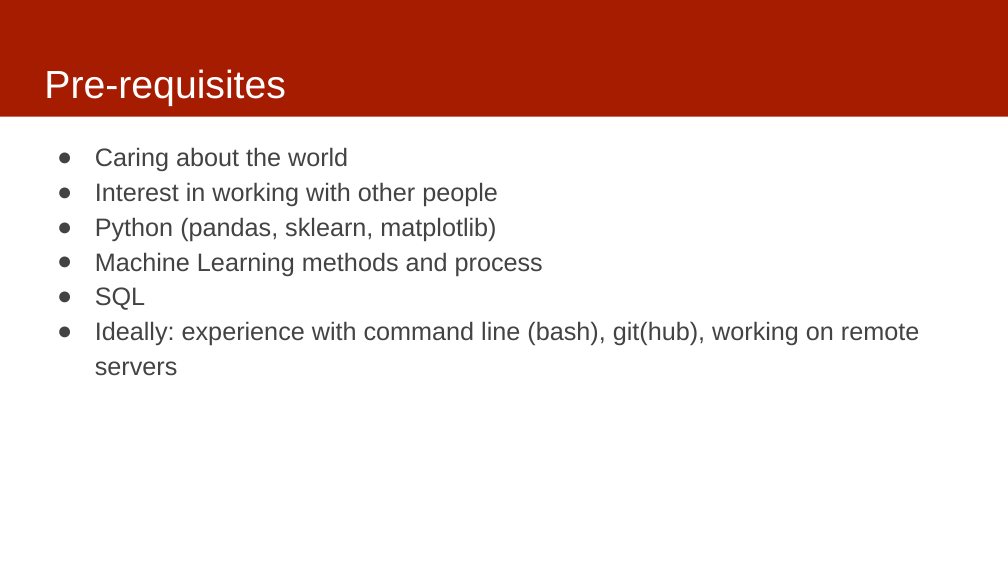
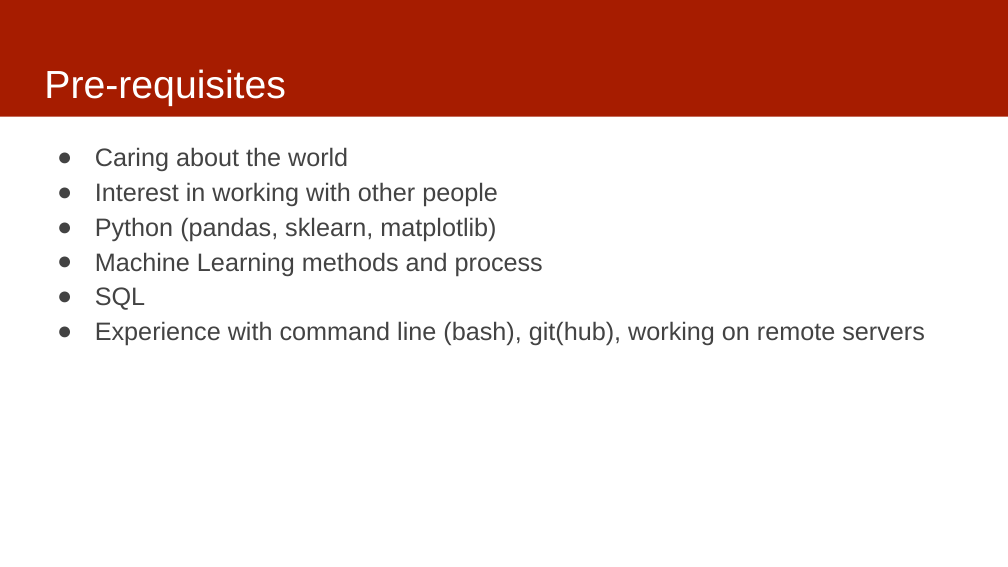
Before and after one commit to dssg/mlforpublicpolicylab, a slide deck: slide 3 of Lectures/01-ClassOverview.pptx. Drawn at 1008x567 pixels with LibreOffice and Linux fonts; fonts in the diff are those of the drawing. Boxes give left, top, right and bottom in pixels: in the first picture for what was removed or moved away, otherwise in the second. Text is boxed around its words. In the diff, an @@ line names an element or a change of style, - is before the commit and + after.

```diff
--- a/Lectures/01-ClassOverview.pptx
+++ b/Lectures/01-ClassOverview.pptx
@@ text at <box>95,321,925,346</box>: text changed @@
-● Ideally: experience with command line (bash), git(hub), working on remote servers
+● Experience with command line (bash), git(hub), working on remote servers
```
Also in this commit, not shown: 6 other slides changed, 2 other files.
